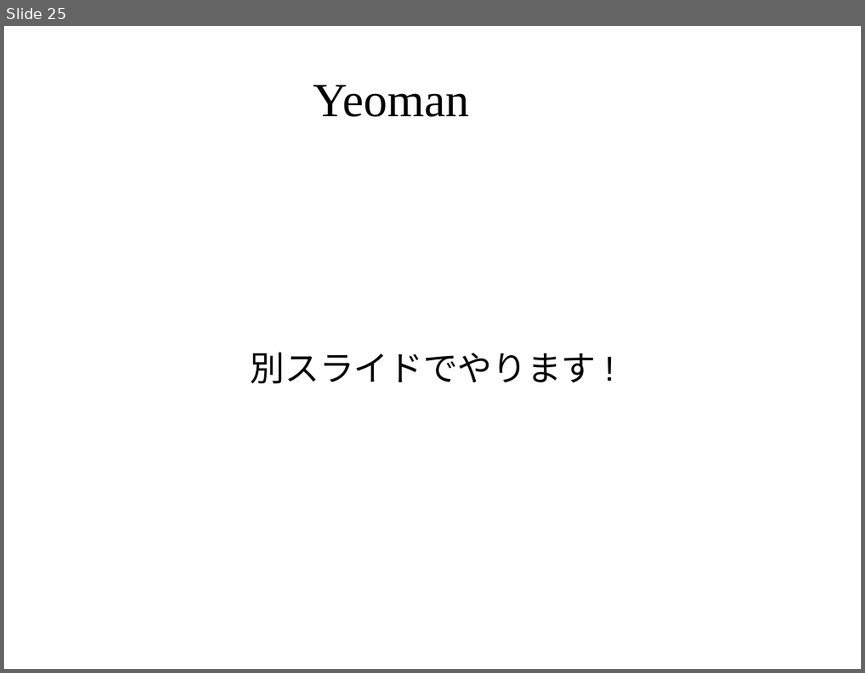
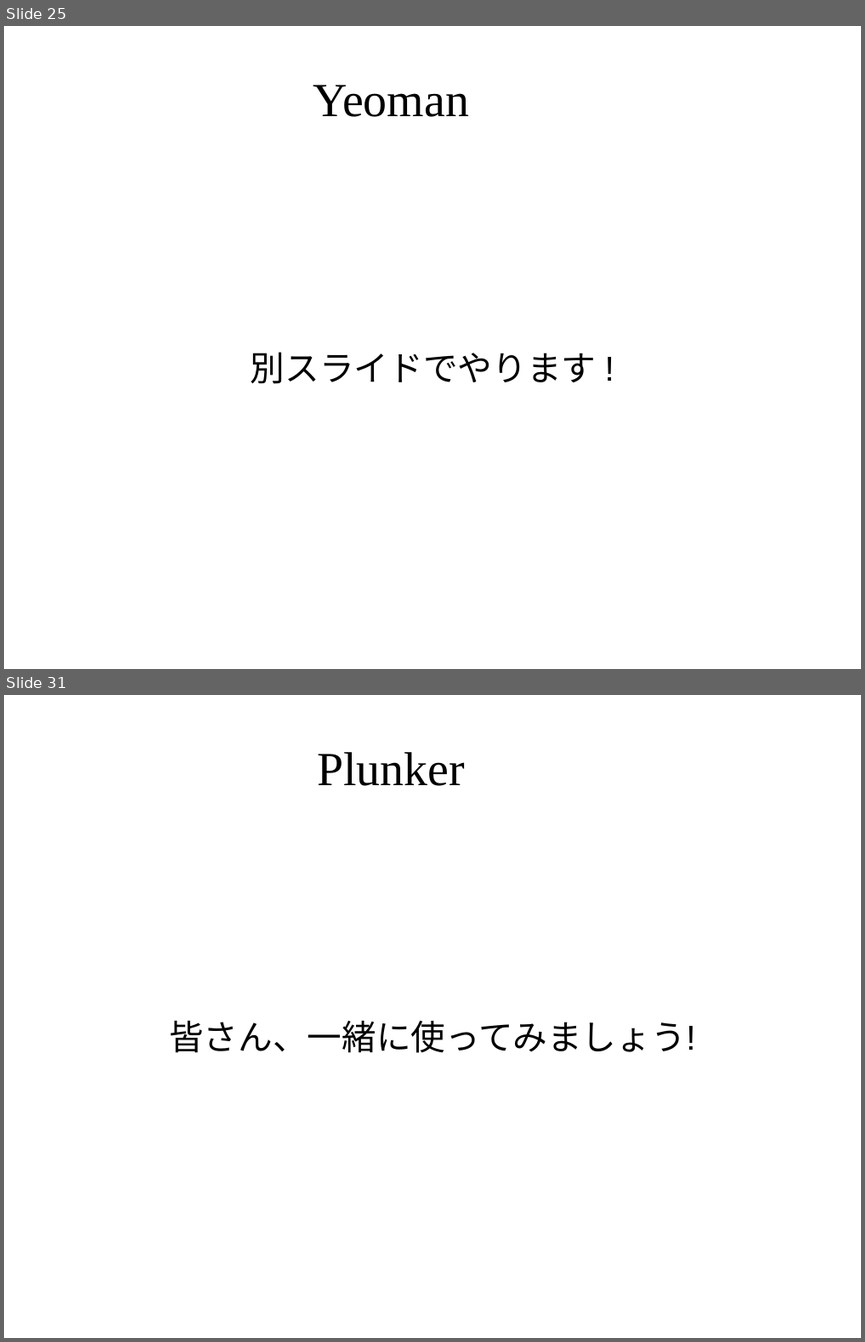
Before and after one commit to masakura/slides, a slide deck: html5jk#1/slide3.odp. Shown one above the other, each under a label of ours: slide 25 before the commit, slides 25 and 31 after it; the slides between them are not shown. The pictures are 865x673 and 865x1342 pixels, drawn with LibreOffice and Linux fonts; fonts in the diff are those of the drawing; background and template pictures are left out. Boxes give left, top, right and bottom in pixels: in the first picture for what was removed or moved away, otherwise in the second. Text is boxed around its words. In the diff, an @@ line names an element or a change of style, - is before the commit and + after.

Commit message:
Plunker のチュートリアルを追加

```diff
--- a/html5jk#1/slide3.odp
+++ b/html5jk#1/slide3.odp
@@ slide 31 added at bbox=[4, 695, 861, 1338], background picture (left out) @@
@@ title added at bbox=[317, 752, 465, 786], 44 pt, text #000000 @@
+Plunker
@@ subtitle added at bbox=[169, 1021, 696, 1053], 32 pt, text #000000 @@
+皆さん、一緒に使ってみましょう!
```
Also in this commit, not shown: 35 other slides added.
